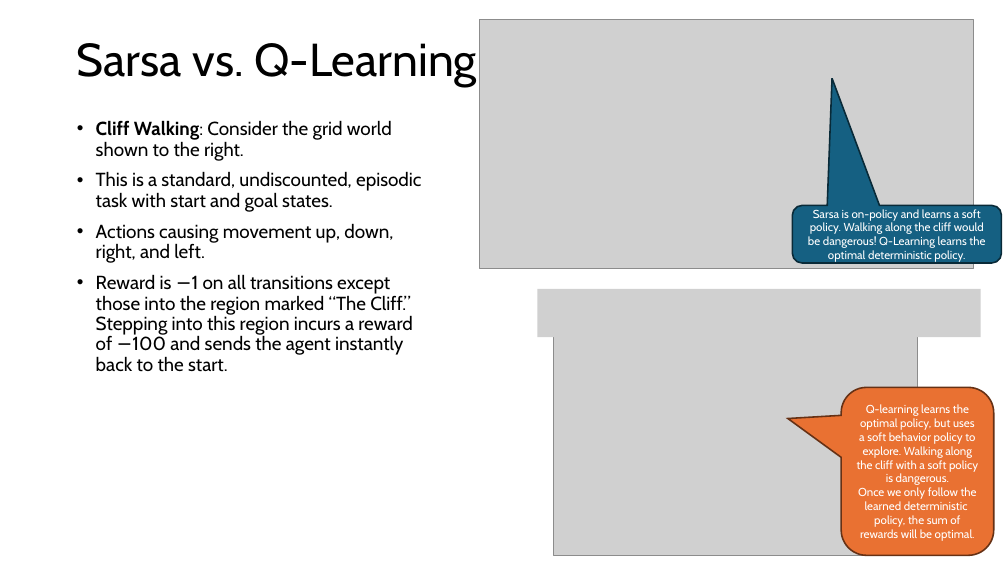
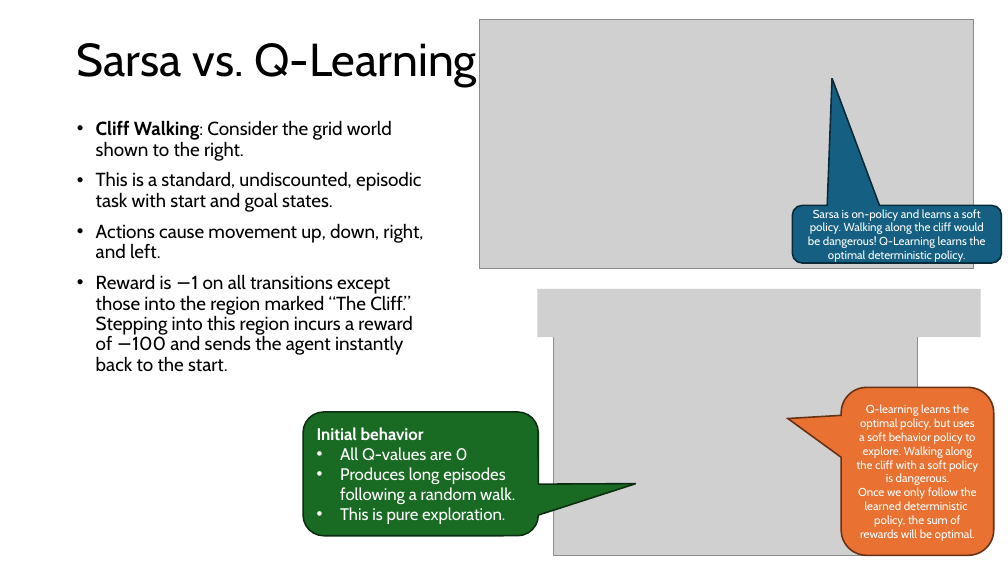
Before and after one commit to mhahsler/Introduction_to_Reinforcement_Learning, a slide deck: slide 24 of slides/Lecture_Chapter06.pptx. Drawn at 1008x567 pixels with LibreOffice and Linux fonts; fonts in the diff are those of the drawing; grey boxes stand for pictures. Boxes give left, top, right and bottom in pixels: in the first picture for what was removed or moved away, otherwise in the second. Text is boxed around its words. In the diff, an @@ line names an element or a change of style, - is before the commit and + after.

```diff
--- a/slides/Lecture_Chapter06.pptx
+++ b/slides/Lecture_Chapter06.pptx
@@ text at [96,223,423,259]: text changed @@
-• Actions causing movement up, down, right, and left.
+• Actions cause movement up, down, right, and left.
@@ rounded speech box added at [303,412,538,536], fill #196B24, outline #0B2F10 1.5 pt, 16 pt, text #FFFFFF @@
+Initial behavior
+• All Q-values are 0
+• Produces long episodes following a random walk.
+• This is pure exploration.
```
Also in this commit, not shown: 1 other slide changed, 1 slide added, 1 other file.
